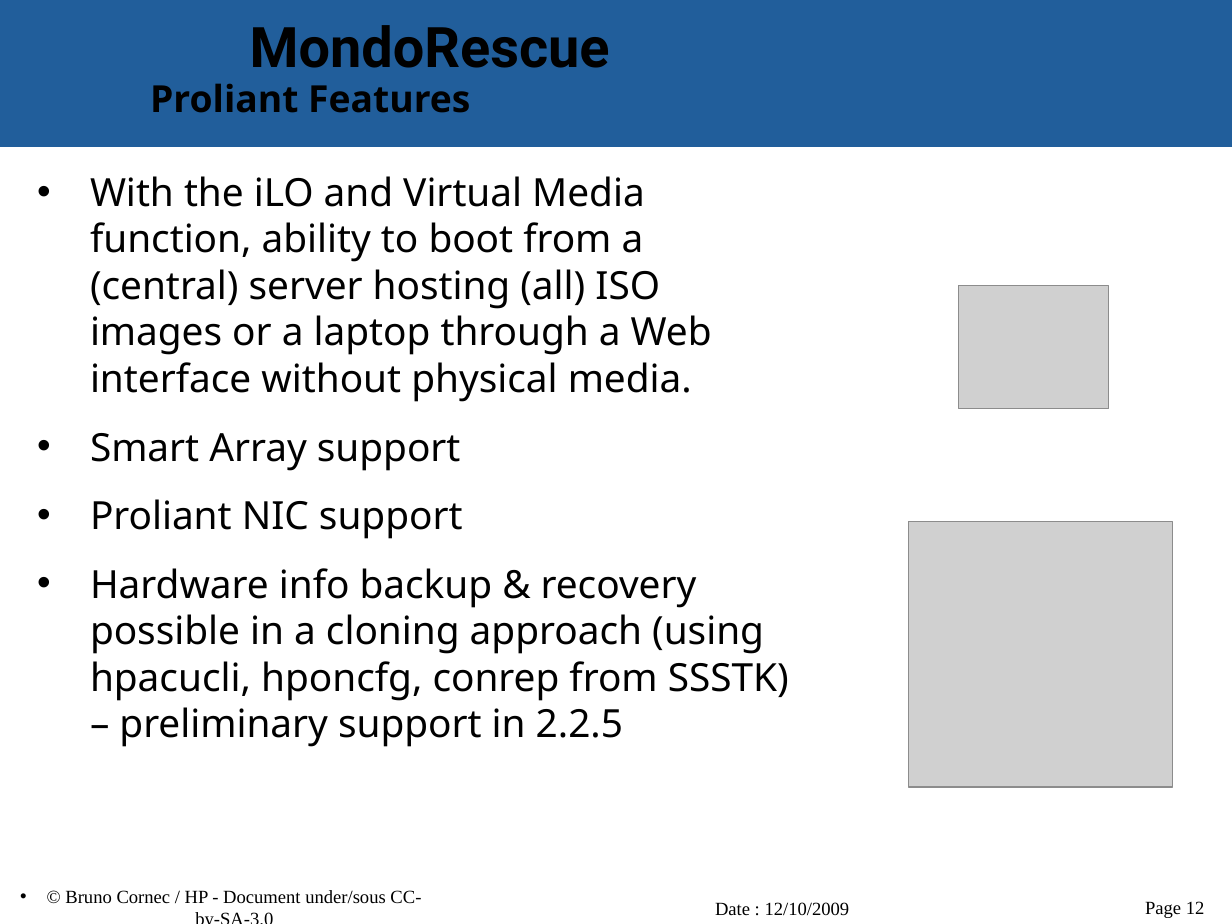
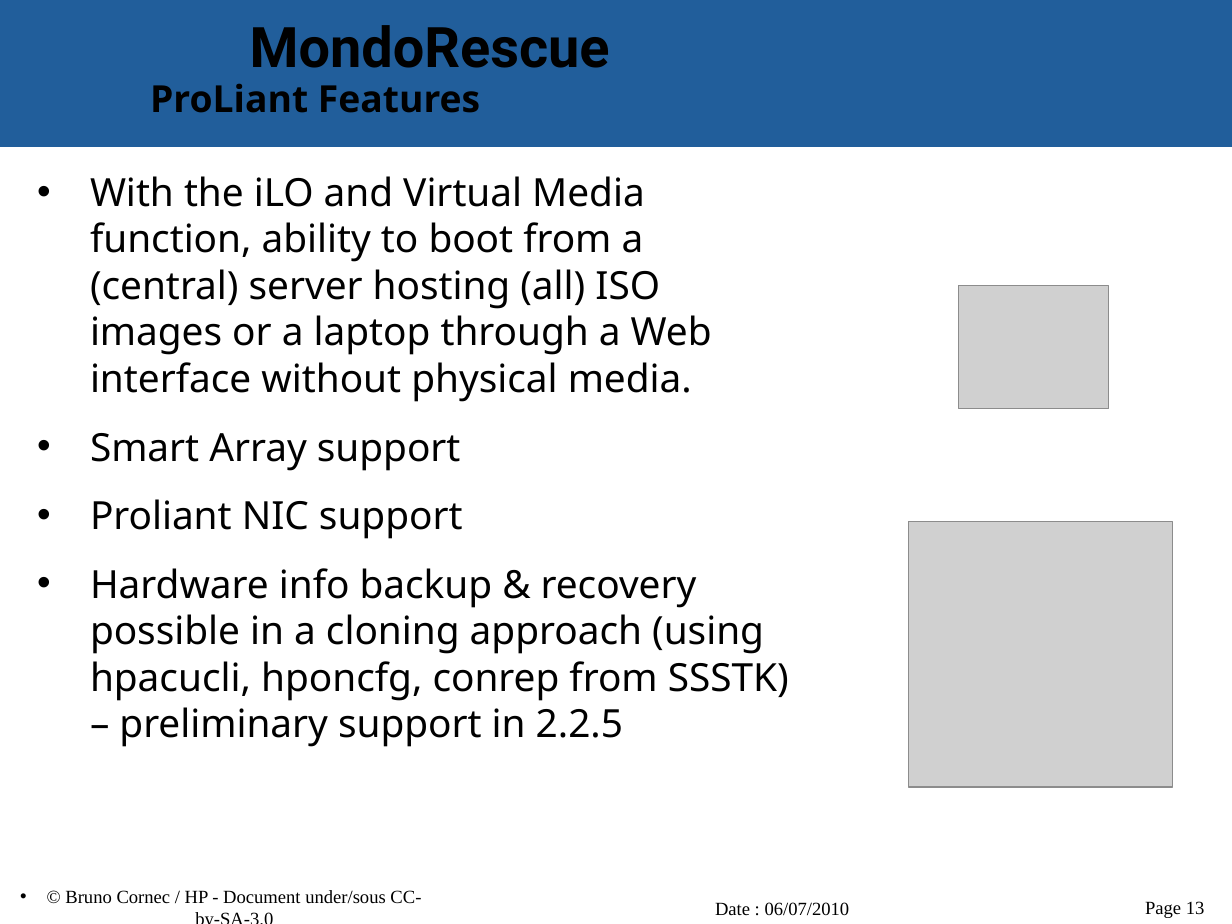
Before and after one commit to vir/mondo-rescue, a slide deck: slide 13 of mondo-doc/mondo-presentation.odp (slide 12 before the commit). Drawn at 1232x924 pixels with LibreOffice and Linux fonts; fonts in the diff are those of the drawing; grey boxes stand for pictures; background and template pictures are left out. Boxes give left, top, right and bottom in pixels: in the first picture for what was removed or moved away, otherwise in the second. Text is boxed around its words. In the diff, an @@ line names an element or a change of style, - is before the commit and + after.

```diff
--- a/mondo-doc/mondo-presentation.odp
+++ b/mondo-doc/mondo-presentation.odp
@@ title at box(150, 83, 480, 113): text changed @@
-Proliant Features
+ProLiant Features
@@ text at box(715, 902, 850, 916): text changed @@
-Date : 12/10/2009
+Date : 06/07/2010
@@ page number at box(1145, 901, 1205, 918): text changed @@
-Page 12
+Page 13
```
Also in this commit, not shown: 21 other slides changed, 2 slides added.
